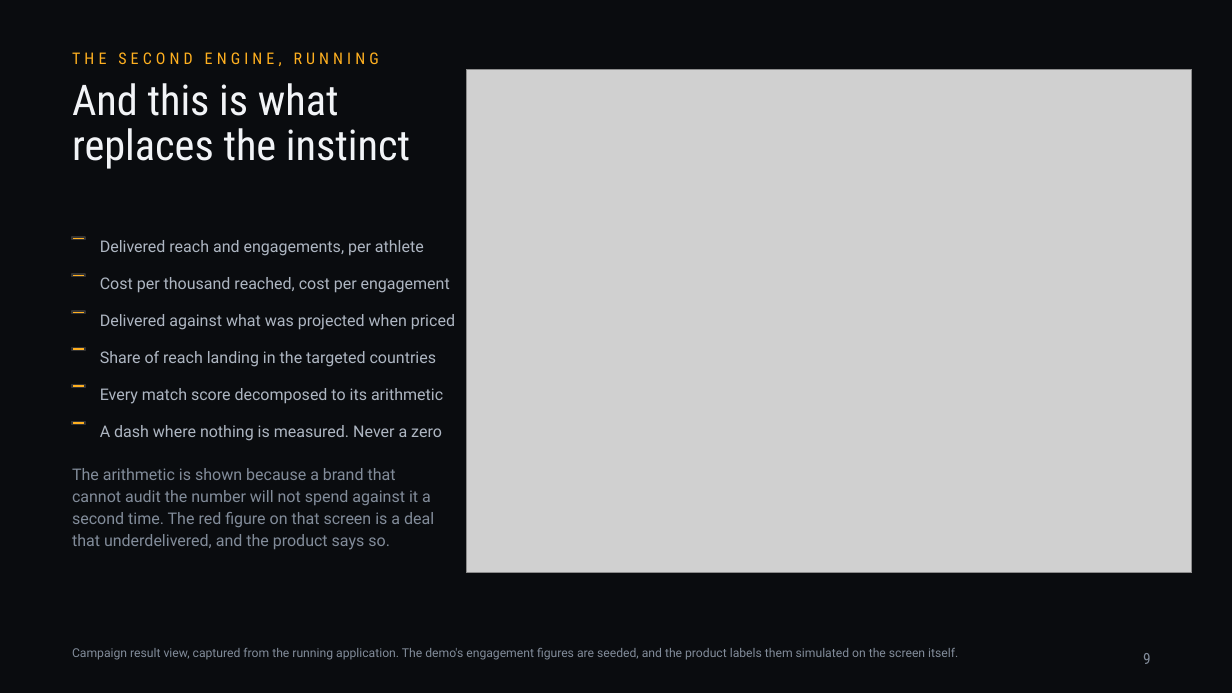
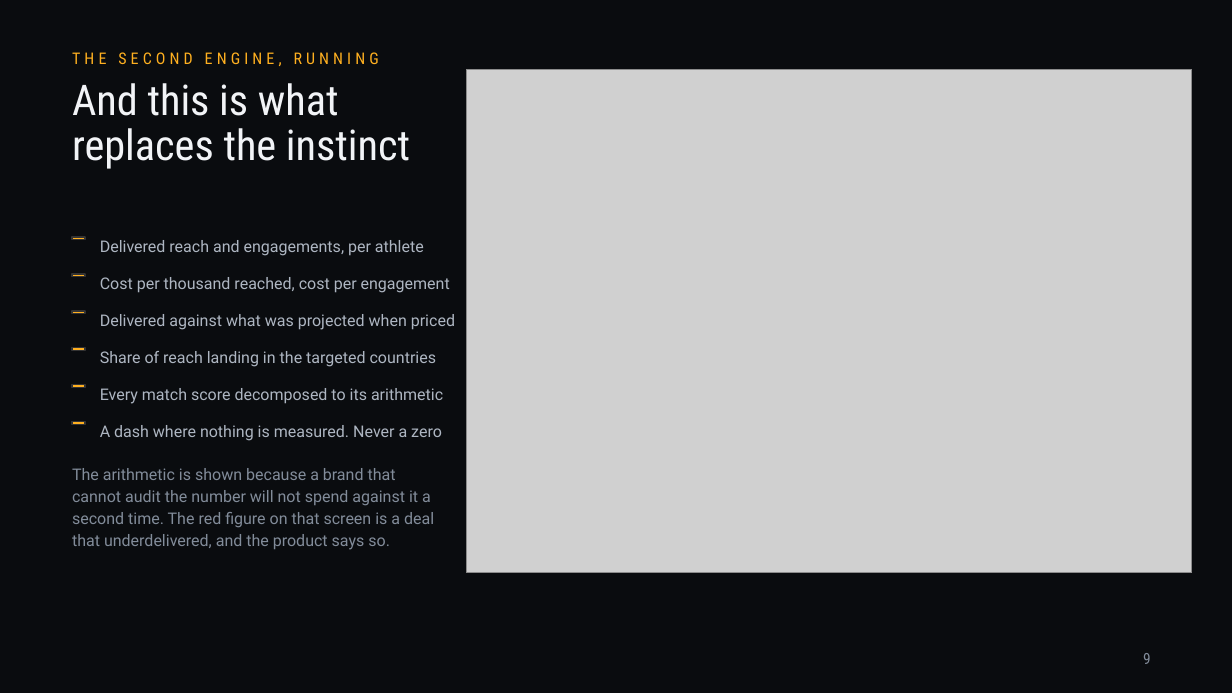
Before and after one commit to jadzoghaib/stride, a slide deck: slide 9 of deck/Stride_Pitch_Deck.pptx. Drawn at 1232x693 pixels with LibreOffice and Linux fonts; fonts in the diff are those of the drawing; grey boxes stand for pictures. Boxes give left, top, right and bottom in pixels: in the first picture for what was removed or moved away, otherwise in the second. Text is boxed around its words. In the diff, an @@ line names an element or a change of style, - is before the commit and + after.

```diff
--- a/deck/Stride_Pitch_Deck.pptx
+++ b/deck/Stride_Pitch_Deck.pptx
@@ text removed at [72, 648, 958, 660] @@
-Campaign result view, captured from the running application. The demo's engagement figures are seeded, and the product labels them simulated on the screen itself.
```
Also in this commit, not shown: 10 other slides changed, 3 other files.
